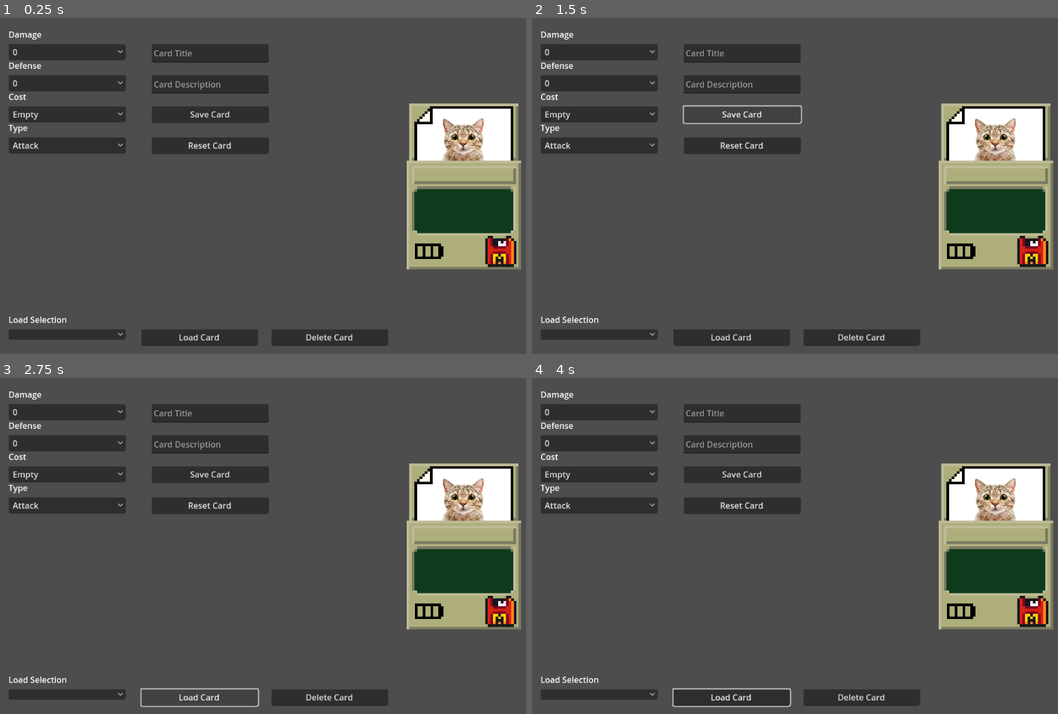
Above: before the commit, frames 1-4 (two rows, left to right).
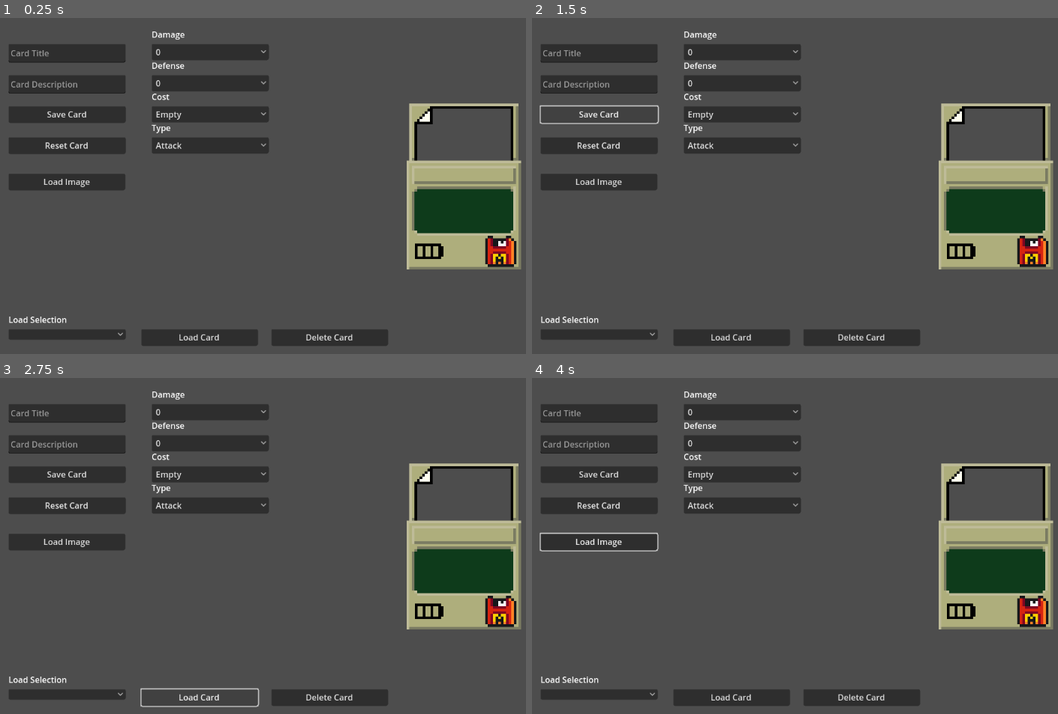
Above: after the commit, the same moments.

Repository: TiuPhersu/Card-RPG
Game: Godot game, scene res://Scene/2dCardCreator.tscn
The game is run twice, just before and just after one commit, with the same random seed, the same clock (stepped at 60 frames per second) and the same inputs.
Inputs (mouse positions are in pixels of both pictures, inside the frame that each line leads up to):
- Up to frame 1 (0.25 s): no input
- Up to frame 2 (1.5 s): click "Reset Card" at 0.5 s; click "Save Card" at 1.25 s
- Up to frame 3 (2.75 s): click "Load Card" at 2 s
- Up to frame 4 (4 s): click (600, 542) at 2.75 s, where only the run after the commit has a clickable "Load Image"; click (721, 650) at 3.5 s, where only the run after the commit has a clickable "Open"

The runs differ from the first frame. In frame 1, 5.6% of the frame differs, in the area x 1-98%, y 4-52%; in frame 2, 6.2%; in frame 3, 5.6%; in frame 4, 6.1%.
Error in both runs: Attempt to call function 'list_dir_begin' in base 'null instance' on a null instance. (res://Script/Helper/FileHelper.gd:8)

Commit message:
Add Images to the Card Editor

Diff:
--- a/Scene/2dCard.tscn
+++ b/Scene/2dCard.tscn
@@ -6,7 +6,6 @@
 [ext_resource type="Texture2D" uid="uid://dhl118exodetj" path="res://Atlas/Battery-Icon.png" id="3_jhd51"]
 [ext_resource type="Texture2D" uid="uid://cpf8rngbppnlp" path="res://Atlas/Floppy-Disk-Icon.png" id="5_usujc"]
 [ext_resource type="Script" path="res://Script/2DCard/Floppy-Disk.gd" id="6_oikto"]
-[ext_resource type="Texture2D" uid="uid://bgud14f517faw" path="res://Sprites/cat.webp" id="7_pqga1"]
 [ext_resource type="Script" path="res://Script/2DCard/Battery.gd" id="8_u6xs3"]
 
 [sub_resource type="ShaderMaterial" id="ShaderMaterial_n7q47"]
@@ -26,15 +25,13 @@
 script = ExtResource("1_f66af")
 TITLE = "Placeholder"
 DESCRIPTION = "Lorem ipsum dolor sit amet, consectetur adipiscing elit, sed do eiusmod tempor incididunt ut labore et dolore magna aliqua."
-IMAGE = "<null>"
+IMAGE_PATH = "res://Sprites/CardImage/cat.webp"
 
-[node name="Image" type="Sprite2D" parent="Card"]
+[node name="CardImage" type="Sprite2D" parent="Card"]
 material = SubResource("ShaderMaterial_n7q47")
-position = Vector2(0, -90)
-scale = Vector2(0.154375, 0.144583)
-texture = ExtResource("7_pqga1")
+position = Vector2(0, -100)
 
-[node name="Base" type="Sprite2D" parent="Card"]
+[node name="CardBase" type="Sprite2D" parent="Card"]
 texture_filter = 1
 scale = Vector2(5, 5)
 texture = ExtResource("1_wusaw")
--- a/Scene/2dCardCreator.tscn
+++ b/Scene/2dCardCreator.tscn
@@ -14,9 +14,10 @@
 CARD = ExtResource("2_krnkc")
 
 [node name="AttackOptionButton" type="OptionButton" parent="."]
-offset_left = 25.0
+layout_mode = 0
+offset_left = 300.0
 offset_top = 50.0
-offset_right = 250.0
+offset_right = 525.0
 offset_bottom = 70.0
 
 [node name="Label" type="Label" parent="AttackOptionButton"]
@@ -27,9 +28,10 @@
 text = "Damage"
 
 [node name="BlockOptionButton" type="OptionButton" parent="."]
-offset_left = 25.0
+layout_mode = 0
+offset_left = 300.0
 offset_top = 110.0
-offset_right = 250.0
+offset_right = 525.0
 offset_bottom = 130.0
 
 [node name="Label" type="Label" parent="BlockOptionButton"]
@@ -40,9 +42,10 @@
 text = "Defense"
 
 [node name="CostOptionButton" type="OptionButton" parent="."]
-offset_left = 25.0
+layout_mode = 0
+offset_left = 300.0
 offset_top = 170.0
-offset_right = 250.0
+offset_right = 525.0
 offset_bottom = 190.0
 
 [node name="Label" type="Label" parent="CostOptionButton"]
@@ -53,9 +56,10 @@
 text = "Cost"
 
 [node name="TypeOptionButton" type="OptionButton" parent="."]
-offset_left = 25.0
+layout_mode = 0
+offset_left = 300.0
 offset_top = 230.0
-offset_right = 250.0
+offset_right = 525.0
 offset_bottom = 250.0
 
 [node name="Label" type="Label" parent="TypeOptionButton"]
@@ -66,6 +70,7 @@
 text = "Type"
 
 [node name="LoadOptionButton" type="OptionButton" parent="."]
+layout_mode = 0
 offset_left = 25.0
 offset_top = 600.0
 offset_right = 250.0
@@ -79,16 +84,18 @@
 text = "Load Selection"
 
 [node name="TitleTextEdit" type="TextEdit" parent="."]
-offset_left = 300.0
+layout_mode = 0
+offset_left = 25.0
 offset_top = 50.0
-offset_right = 525.0
+offset_right = 250.0
 offset_bottom = 86.0
 placeholder_text = "Card Title"
 
 [node name="DescriptionTextEdit" type="TextEdit" parent="."]
-offset_left = 300.0
+layout_mode = 0
+offset_left = 25.0
 offset_top = 110.0
-offset_right = 525.0
+offset_right = 250.0
 offset_bottom = 146.0
 placeholder_text = "Card Description"
 
@@ -96,30 +103,53 @@
 position = Vector2(900, 325)
 
 [node name="ResetButton" type="Button" parent="."]
-offset_left = 300.0
+layout_mode = 0
+offset_left = 25.0
 offset_top = 230.0
-offset_right = 525.0
+offset_right = 250.0
 offset_bottom = 262.0
 text = "Reset Card"
 
 [node name="SaveButton" type="Button" parent="."]
-offset_left = 300.0
+layout_mode = 0
+offset_left = 25.0
 offset_top = 170.0
-offset_right = 525.0
+offset_right = 250.0
 offset_bottom = 202.0
 text = "Save Card"
 
 [node name="DeleteButton" type="Button" parent="."]
+layout_mode = 0
 offset_left = 530.0
 offset_top = 600.0
 offset_right = 754.0
 offset_bottom = 632.0
 text = "Delete Card"
 
+[node name="ImageUploadButton" type="Button" parent="."]
+layout_mode = 0
+offset_left = 25.0
+offset_top = 300.0
+offset_right = 249.0
+offset_bottom = 332.0
+text = "Load Image
+"
+
 [node name="LoadButton" type="Button" parent="."]
+layout_mode = 0
 offset_left = 280.0
 offset_top = 600.0
 offset_right = 504.0
 offset_bottom = 632.0
 text = "Load Card
 "
+
+[node name="ImageFileDialog" type="FileDialog" parent="."]
+title = "Open a File"
+position = Vector2i(25, 50)
+size = Vector2i(500, 500)
+ok_button_text = "Open"
+file_mode = 0
+root_subfolder = "res://Sprites/CardImage"
+
+[connection signal="file_selected" from="ImageFileDialog" to="." method="_on_image_file_dialog_file_selected"]
--- a/Scene/Character.tscn
+++ b/Scene/Character.tscn
@@ -1,7 +1,6 @@
-[gd_scene load_steps=24 format=3 uid="uid://b50dw2h4k4y83"]
+[gd_scene load_steps=23 format=3 uid="uid://b50dw2h4k4y83"]
 
 [ext_resource type="Script" path="res://Script/Units/Character.gd" id="1_4pqyg"]
-[ext_resource type="Texture2D" uid="uid://di0d54sfo447r" path="res://Sprites/Small-8-Direction-Characters_by_AxulArt.png" id="2_lupou"]
 
 [sub_resource type="SphereShape3D" id="SphereShape3D_hicak"]
 
@@ -212,7 +211,6 @@
 shaded = true
 alpha_cut = 2
 texture_filter = 0
-texture = ExtResource("2_lupou")
 hframes = 8
 vframes = 12
 frame = 31
--- a/Scene/world.tscn
+++ b/Scene/world.tscn
@@ -1,13 +1,11 @@
-[gd_scene load_steps=7 format=3 uid="uid://ba2f2ghbuf1mx"]
+[gd_scene load_steps=6 format=3 uid="uid://ba2f2ghbuf1mx"]
 
 [ext_resource type="PackedScene" uid="uid://b50dw2h4k4y83" path="res://Scene/Character.tscn" id="1_7ebtk"]
-[ext_resource type="Texture2D" uid="uid://dfaduem1ou8el" path="res://Sprites/Epic_BlueSunset_EquiRect_flat.png" id="2_qoxgf"]
 
 [sub_resource type="StandardMaterial3D" id="StandardMaterial3D_o4lxq"]
 albedo_color = Color(0, 0.756863, 0, 1)
 
 [sub_resource type="PanoramaSkyMaterial" id="PanoramaSkyMaterial_eh1p1"]
-panorama = ExtResource("2_qoxgf")
 
 [sub_resource type="Sky" id="Sky_1omo7"]
 sky_material = SubResource("PanoramaSkyMaterial_eh1p1")
--- a/Script/2DCard/2dCard.gd
+++ b/Script/2DCard/2dCard.gd
@@ -16,7 +16,22 @@
 	get: return DESCRIPTION
 	set(value): DESCRIPTION = value
 
-@export_file var IMAGE
+@export var IMAGE_PATH: String:
+	get: return IMAGE_PATH
+	set(value): IMAGE_PATH = value
+
+@onready var CARD_IMAGE = self.get_node("CardImage")
+
+func set_image_card():
+	if IMAGE_PATH == "":
+		return
+	var image = load(IMAGE_PATH)
+
+
+
+	var test = $CardBase.get_rect()
+
+	CARD_IMAGE.texture = image
 
 # Called when the node enters the scene tree for the first time.
 func _ready():
@@ -25,3 +40,4 @@
 	self.get_node("Floppy-Disk-Icon").select_battery(FLOPPY_DISK_ENUM)
 	self.get_node("Title").set_text(TITLE)
 	self.get_node("Description").set_text(DESCRIPTION)
+	set_image_card()
--- a/Script/2DCard/2dCardCreator.gd
+++ b/Script/2DCard/2dCardCreator.gd
@@ -12,9 +12,14 @@
 @onready var Load_Button = get_node("LoadButton")
 @onready var Reset_Button = get_node("ResetButton")
 @onready var Delete_Button = get_node("DeleteButton")
+@onready var Image_Button = get_node("ImageUploadButton")
 
 @onready var DISPLAY = $DisplayCardNode
 @onready var FILE_HELPER = file_helper.new()
+
+@onready var IMAGE_FILE_DIALOG = $ImageFileDialog
+
+var CARD_IMAGE = ""
 
 @export var CARD: PackedScene
 @export var CARD_DATA: card_data
@@ -67,6 +72,8 @@
 
 	card.get_child(0, false).FLOPPY_DISK_ENUM = TYPE_DROPDOWN.get_selected_id()
 
+	card.get_child(0, false).IMAGE_PATH = CARD_IMAGE
+
 	DISPLAY.add_child(card)
 
 func save_card():
@@ -78,6 +85,7 @@
 	CARD_DATA.BLOCK = BLOCK_DROPDOWN.selected
 	CARD_DATA.TITLE = TITLE_TEXT.text
 	CARD_DATA.DESCRIPTION = DESCRIPTION_TEXT.text
+	CARD_DATA.IMAGE_PATH = CARD_IMAGE
 
 	var newCardLocation = "res://Data/Cards/" + CARD_DATA.TITLE + ".tres"
 
@@ -99,6 +107,8 @@
 	BLOCK_DROPDOWN.select(card.BLOCK)
 	TITLE_TEXT.text = card.TITLE
 	DESCRIPTION_TEXT.text = card.DESCRIPTION
+	CARD_IMAGE = card.IMAGE_PATH
+
 	create_card()
 
 func reset_card():
@@ -108,6 +118,7 @@
 	BLOCK_DROPDOWN.select(0)
 	TITLE_TEXT.text = ""
 	DESCRIPTION_TEXT.text = ""
+	CARD_IMAGE = ""
 	OLD_FILE_LOCATION = null
 
 func delete_card():
@@ -117,13 +128,19 @@
 		load_dropdown()
 		print("Card Deleted")
 
-
 func load_dropdown():
 	add_items_attack()
 	add_items_block()
 	add_items_cost()
 	add_items_type()
 	add_items_card()
+
+func setup_file_dialog():
+	var allowed = ["*webp", "*png", "*bmp", "*jpeg", "*jpg", "*tiff", "*psd"]
+	IMAGE_FILE_DIALOG.set_filters(allowed)
+
+func open_filedialog_image():
+	IMAGE_FILE_DIALOG.popup()
 
 # Called when the node enters the scene tree for the first time.
 func _ready():
@@ -132,7 +149,13 @@
 	Load_Button.connect("pressed", self.load_card)
 	Reset_Button.connect("pressed", self.reset_card)
 	Delete_Button.connect("pressed", self.delete_card)
+	Image_Button.connect("pressed", self.open_filedialog_image)
+	setup_file_dialog()
 	create_card()
 
 func _input(event):
 	create_card()
+
+
+func _on_image_file_dialog_file_selected(path):
+	CARD_IMAGE = path
--- a/Script/Resource/Card_Data.gd
+++ b/Script/Resource/Card_Data.gd
@@ -4,6 +4,7 @@
 
 @export var TITLE: String
 @export var DESCRIPTION: String
+@export var IMAGE_PATH: String
 @export var COST: int
 @export var TYPE: int
 @export var BLOCK: int
--- a/project.godot
+++ b/project.godot
@@ -23,6 +23,12 @@
 
 project/assembly_name="Monster Card"
 
+[importer_defaults]
+
+texture={
+"process/size_limit": 180
+}
+
 [input]
 
 leftclick={
Not shown: 1 places in Scene/2dCard.tscn that only renumber resources
Binary file added: Sprites/CardImage/cat.jpg
Not shown, added: Sprites/CardImage/cat.jpg.import
Binary file added: Sprites/CardImage/dog.jpg
Not shown, added: Sprites/CardImage/dog.jpg.import
Binary file added: Sprites/CardImage/hamster.jpg
Not shown, changed: Sprites/CardImage/hamster.jpg.import
Renamed: Sprites/Small-8-Direction-Characters_by_AxulArt.png -> Sprites/Character/Small-8-Direction-Characters_by_AxulArt.png
Not shown, changed: Sprites/Character/Small-8-Direction-Characters_by_AxulArt.png.import
Not shown, changed: Sprites/Sky/Epic_BlueSunset_EquiRect_flat.png.import
Binary file removed: Sprites/cat.webp
Not shown, added: Sprites/Sky/Epic_BlueSunset_EquiRect_flat.png
